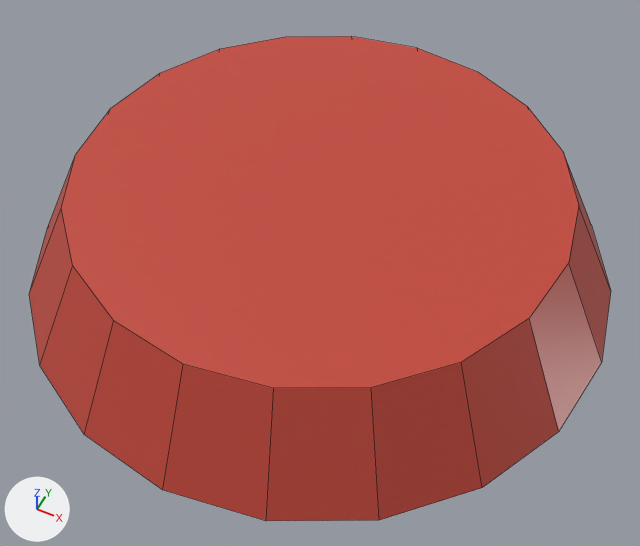
What one commit did to the FBX model unity/Assets/Art/props/cat_bowl.fbx.
Rendered twice from a 50 mm camera at (0.152, -0.303, 0.367) aimed at (0.01, -0.02, 0.014). Arrows for +X, +Y and +Z are at lower left; the lights stay in place. The picture after the commit comes second. Mesh edges are drawn as thin lines.

In view in the first picture: 'cat_bowl'.
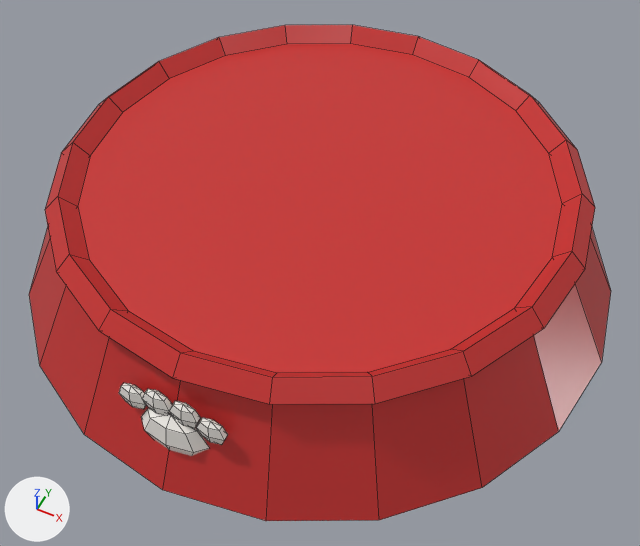
Edits to the bpy script that builds the scene:
```text
Add mat_cf4f0ea:
    mat_cf4f0ea = principled_material('cf4f0ea')
    mat_cf4f0ea.base_color = (0.905, 0.871, 0.823)  # white #f4f0ea
    mat_cf4f0ea.roughness = 0.75
Add mat_c8a5a2a:
    mat_c8a5a2a = principled_material('c8a5a2a')
    mat_c8a5a2a.base_color = (0.254, 0.102, 0.0232)  # brown #8a5a2a
    mat_c8a5a2a.roughness = 0.75
Add mat_cc8302e:
    mat_cc8302e = principled_material('cc8302e')
    mat_cc8302e.base_color = (0.578, 0.0296, 0.0273)  # red #c8302e
    mat_cc8302e.roughness = 0.35
Change me_cat_bowl:
    used by ob_cat_bowl; location = (0.0, 0.0, 0.0)
    remove me_cat_bowl.from_pydata(...)  # 72 vertices, 40 faces; spans x -0.16..0.16, y -0.16..0.16, z 0.0..0.06
    remove me_cat_bowl.materials.append(mat_c8a6a3a)  # brown #8a6a3a
    add me_cat_bowl.from_pydata(...)  # 258 vertices, 248 faces; spans x -0.16..0.16, y -0.16..0.16, z 0.0..0.068
    me_cat_bowl part 1: a new loose piece, a UV sphere (8 segments, 4 rings, poles along z) spanning x -0.018..0.018, y -0.151..-0.137, z 0.012..0.04, in mat_cf4f0ea (white #f4f0ea)
    me_cat_bowl part 2: a new loose piece, a UV sphere (6 segments, 4 rings, poles along z) spanning x -0.0269..-0.0131, y -0.1462..-0.1398, z 0.032..0.048, in mat_cf4f0ea (white #f4f0ea)
    me_cat_bowl part 3: a new loose piece, a UV sphere (6 segments, 4 rings, poles along z) spanning x -0.0139..-0.0001, y -0.1462..-0.1398, z 0.0359..0.0519, in mat_cf4f0ea (white #f4f0ea)
    me_cat_bowl part 4: a new loose piece, a UV sphere (6 segments, 4 rings, poles along z) spanning x 0.0001..0.0139, y -0.1462..-0.1398, z 0.0359..0.0519, in mat_cf4f0ea (white #f4f0ea)
    me_cat_bowl part 5: a new loose piece, a UV sphere (6 segments, 4 rings, poles along z) spanning x 0.0131..0.0269, y -0.1462..-0.1398, z 0.032..0.048, in mat_cf4f0ea (white #f4f0ea)
    me_cat_bowl part 6: a new loose piece of 80 vertices spanning x -0.138..0.138, y -0.138..0.138, z 0.052..0.068, in mat_cc8302e (red #c8302e)
    me_cat_bowl part 7: 22 faces spanning x -0.16..0.16, y -0.16..0.16, z 0.0..0.06 switch from mat_cc4483a (red #c4483a) to mat_cc8302e (red #c8302e)
    add me_cat_bowl.materials.append(mat_c8a5a2a)  # brown #8a5a2a
    add me_cat_bowl.materials.append(mat_cf4f0ea)  # white #f4f0ea
```

Changed parts and their boxes (x1, y1, x2, y2) in the pictures (640 x 546 px):
'cat_bowl', reshaped
    before: (29, 36, 611, 521)
    after: (29, 25, 611, 521)
part 1 of me_cat_bowl, added
    after: (141, 408, 209, 456)
part 2 of me_cat_bowl, added
    after: (119, 383, 146, 409)
part 3 of me_cat_bowl, added
    after: (142, 389, 172, 414)
part 4 of me_cat_bowl, added
    after: (169, 401, 201, 428)
part 5 of me_cat_bowl, added
    after: (196, 418, 228, 445)
part 6 of me_cat_bowl, added (red)
    after: (45, 25, 595, 404)
part 7 of me_cat_bowl, recoloured
    before: (29, 36, 602, 521)
    after: (29, 44, 602, 521)
